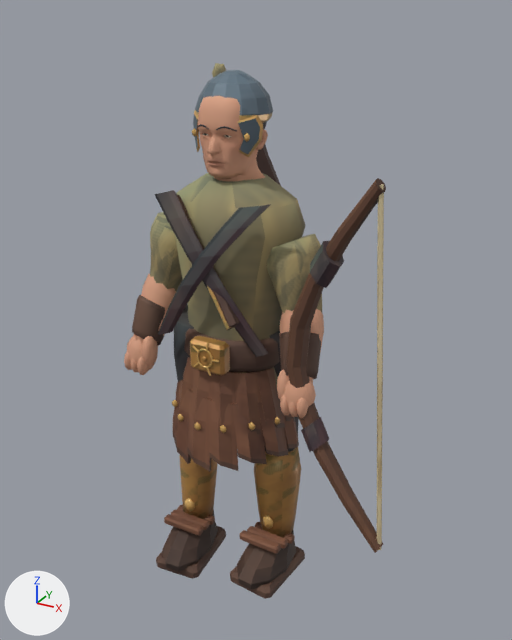
An edit to the glTF model public/assets/models/sagittarius.glb, drawn before and after from the same camera.
One viewpoint serves both versions: a 50 mm lens placed at (0.976, -1.642, 1.693), pointed at (0.068, 0.01, 0.867). The lights are fixed; the arrows at lower left show +X, +Y and +Z. The first picture is the older version. Vertices at exactly the same position are counted once.

In view in the first picture: 'sagittarius'.
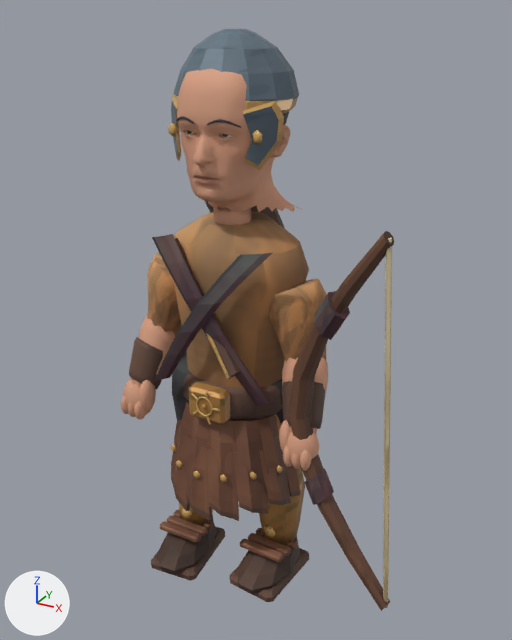
What differs and where, as boxes (x1, y1, x2, y2) in the pictures (512 x 640 px; the box of a moved part takes in the faces that stretch with it):
'sagittarius', reshaped (9% taller)
    before: (124, 63, 386, 599)
    after: (121, 29, 394, 611)
part 1 of me_sagittarius_color_and_skin, moved or reshaped (not visible afterwards)
    before: (212, 63, 226, 77)
part 2 of me_sagittarius_color_and_skin, moved or reshaped
    before: (256, 145, 281, 186)
    after: (204, 200, 285, 229)
part 3 of me_sagittarius_color_and_skin, moved or reshaped
    before: (197, 349, 213, 368)
    after: (196, 396, 213, 417)
part 4 of me_sagittarius_color_and_skin, moved or reshaped (mostly hidden)
    before: (262, 121, 267, 129)
    after: (283, 112, 289, 125)
part 5 of me_sagittarius_color_and_skin, moved or reshaped
    before: (192, 128, 197, 137)
    after: (168, 123, 176, 137)
part 6 of me_sagittarius_color_and_skin, moved or reshaped
    before: (244, 133, 250, 142)
    after: (253, 130, 262, 145)
part 7 of me_sagittarius_color_and_skin, moved or reshaped
    before: (195, 110, 272, 123)
    after: (174, 94, 298, 114)
part 8 of me_sagittarius_color_and_skin, moved or reshaped
    before: (195, 70, 273, 116)
    after: (173, 29, 299, 101)
part 9 of me_sagittarius_color_and_skin, moved or reshaped
    before: (198, 96, 268, 180)
    after: (177, 69, 302, 212)
part 10 of me_sagittarius_color_and_skin, moved or reshaped
    before: (216, 126, 237, 131)
    after: (207, 119, 241, 128)
part 11 of me_sagittarius_color_and_skin, moved or reshaped
    before: (124, 111, 386, 599)
    after: (121, 94, 394, 611)

What changed in the scene script:
```text
Change me_sagittarius_color_and_skin:
    used by ob_sagittarius; location = (0.0, 0.0, 0.0)
    remove me_sagittarius_color_and_skin.from_pydata(...)  # 5360 vertices, 10278 faces; spans x -0.31..0.55, y -0.21..0.25, z -0.01..1.55
    add me_sagittarius_color_and_skin.from_pydata(...)  # 5360 vertices, 10278 faces; spans x -0.33..0.59, y -0.23..0.26, z -0.01..1.65
    me_sagittarius_color_and_skin part 1: the loose piece of 12 vertices spanning x -0.16..-0.11, y 0.16..0.18, z 1.5..1.55 is moved by (-0.01, 0.01, -0.1)
    me_sagittarius_color_and_skin part 2: the loose piece of 27 vertices spanning x -0.17..0.2, y 0.08..0.25, z 0.84..1.38 is scaled about its middle by 1.07, then moved by (0.0, 0.01, -0.13)
    me_sagittarius_color_and_skin part 3: the loose piece of 96 vertices spanning x -0.03..0.03, y -0.16, z 0.77..0.83 is moved by (0.0, -0.01, -0.15)
    me_sagittarius_color_and_skin part 4: the loose piece of 100 vertices spanning x -0.09..0.09, y -0.07..0.09, z 1.41..1.53 is scaled about its middle by 1.6, then moved by (0.0, 0.01, 0.05)
    me_sagittarius_color_and_skin part 5: the loose piece of 12 vertices spanning x -0.09..-0.07, y -0.06..-0.05, z 1.38..1.41 is moved by (-0.05, -0.03, 0.01)
    me_sagittarius_color_and_skin part 6: the loose piece of 12 vertices spanning x 0.07..0.09, y -0.06..-0.05, z 1.38..1.41 is moved by (0.05, -0.03, 0.01)
    me_sagittarius_color_and_skin part 7: the loose piece of 56 vertices spanning x -0.1..0.1, y -0.08..0.1, z 1.43..1.45 is scaled about its middle by 1.6, then moved by (0.0, 0.01, 0.03)
    me_sagittarius_color_and_skin part 8: the loose piece of 84 vertices spanning x -0.11..0.11, y -0.08..0.1, z 1.43..1.55 is scaled about its middle by 1.6, then moved by (0.0, 0.01, 0.06)
    me_sagittarius_color_and_skin part 9: the loose piece of 1604 vertices spanning x -0.11..0.11, y -0.11..0.09, z 1.26..1.51 is scaled about its middle by 1.6
    me_sagittarius_color_and_skin part 10: the loose piece of 56 vertices spanning x 0.01..0.06, y -0.09..-0.07, z 1.41..1.42 is scaled about its middle by 1.6, then moved by (0.02, -0.05, 0.02)
    me_sagittarius_color_and_skin part 11: 2911 of 5360 vertices moved; they spanned x -0.31..0.55, y -0.21..0.18, z -0.01..1.45 and now span x -0.33..0.59, y -0.23..0.19, z -0.01..1.49; mean shift (0.0, -0.01, -0.13); largest move (0.53, -0.16, 0.34) -> (0.57, -0.17, 0.17)
    other edits to the shape of me_sagittarius_color_and_skin do not show in these pictures
```
